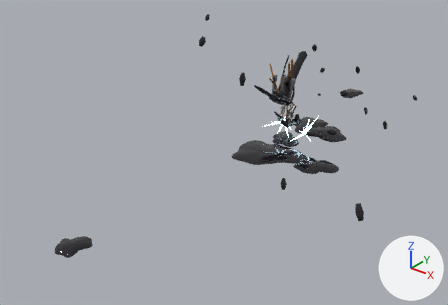
A saved change to the glTF model assets/models/effects/scout_death_oil.glb.
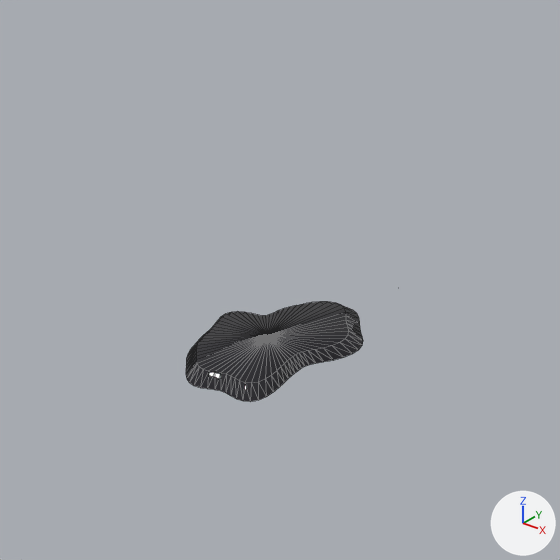
The first picture shows the older version from a 50 mm lens placed at (2.6, -3.12, 2.26), pointed at (0.09, 0.03, 0.31). The close-ups show the older and then the newer version on the part from 3% to 30% of the width and 56% to 96% of the height of that picture. Only the edits that show in the close-ups are written down. The lights are fixed; the arrows at lower right show +X, +Y and +Z. Both versions are drawn at frame 34 of the action 'Death'; the numbers are the values there. The close-ups show mesh edges as thin lines.

Names of what the first close-up shows: 'Oil_Splat_5'.
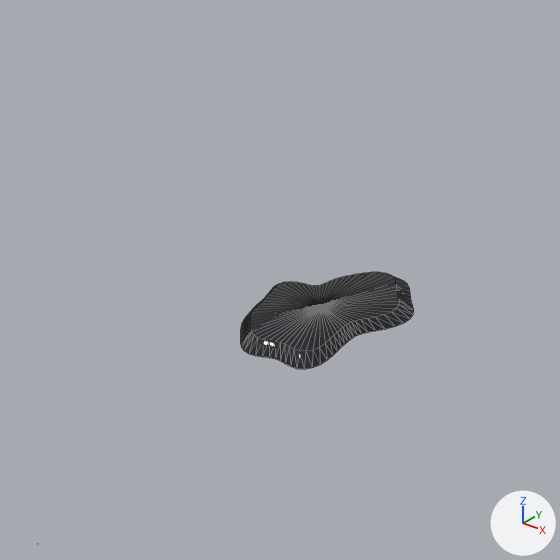
Changed parts and their boxes (x1, y1, x2, y2) in the close-ups (560 x 560 px):
'Oil_Splat_5', moved: before (186, 302, 363, 402); after (240, 272, 414, 369)

What changed in the scene script:
```text
Change ob_oil_splat_5:
    ob_oil_splat_5.location: (-0.204, -1.149, 0.006) -> (-0.206, -1.056, 0.006)
```
